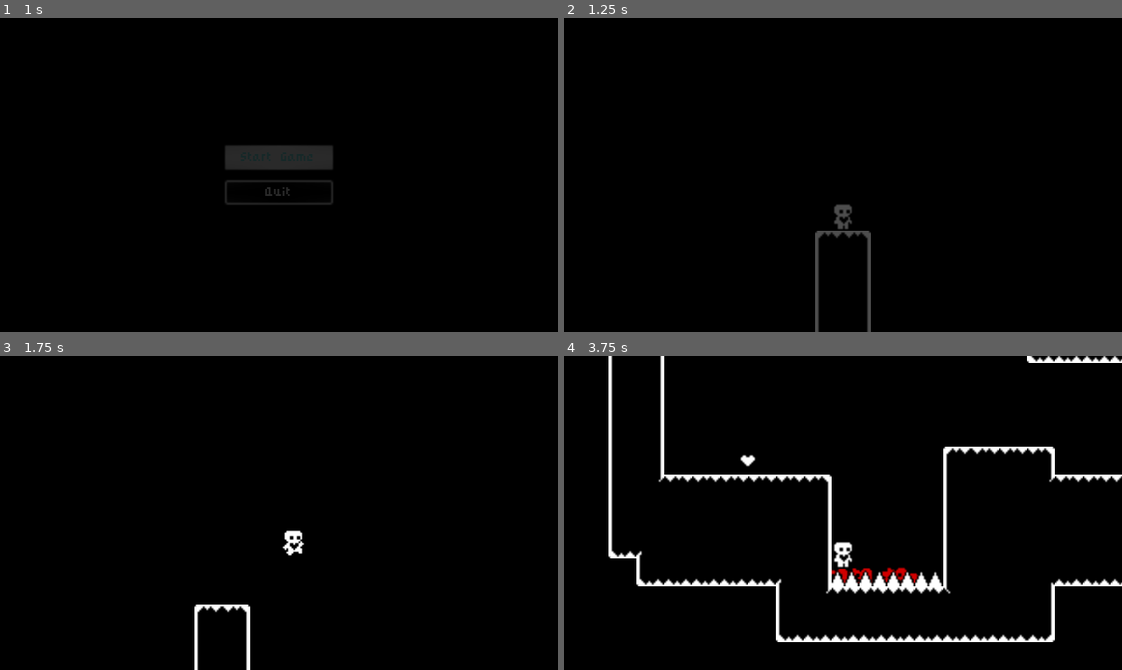
Above: before the commit, frames 1-4 (two rows, left to right).
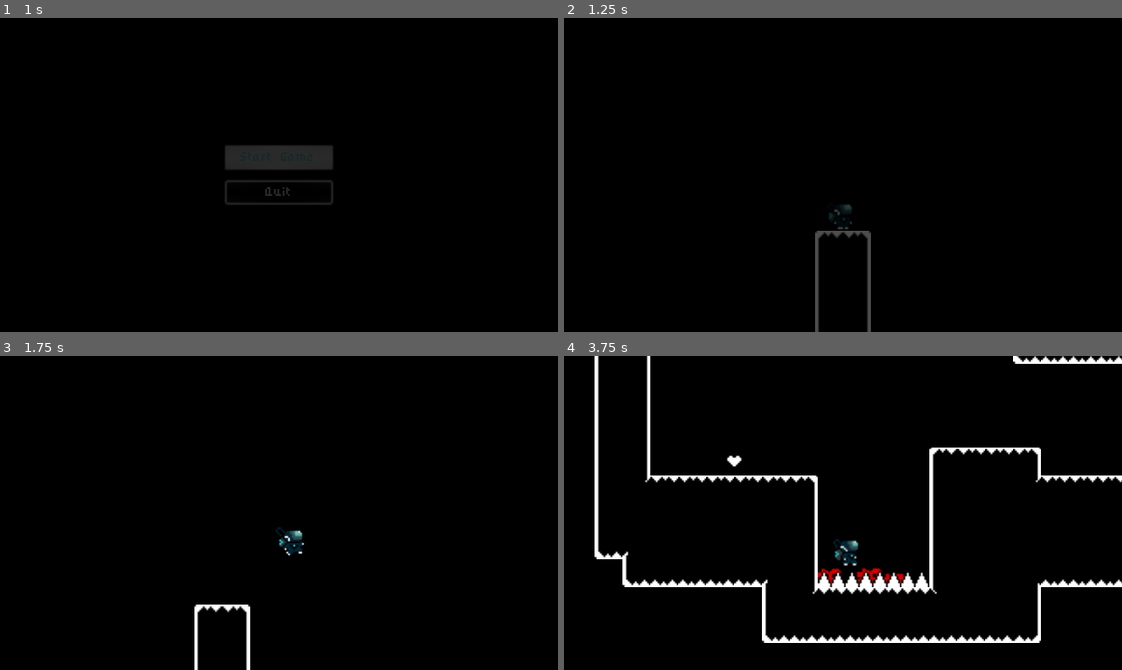
Above: after the commit, the same moments.

Repository: Mpprobst/BadIsGood
Game: Godot game, scene res://Scenes/UI/start_menu.tscn
Two runs of this game, one before a commit and one after it. Both use one fixed random seed, a clock stepped at 60 frames per second and the inputs below.
Inputs:
- Up to frame 1 (1 s): click "Start Game" at 0.5 s
- Up to frame 2 (1.25 s): no input
- Up to frame 3 (1.75 s): hold Right (ui_right) from 1.28 s (still down); tap Up (ui_up) at 1.52 s
- Up to frame 4 (3.75 s): tap Up (ui_up) at 2.27 s; release Right (ui_right) at 2.78 s; hold Left (ui_left) 2.78-3.53 s; hold Right (ui_right) from 3.53 s (still down)

Frame 1 is identical in both runs. In frame 2, 0.2% of the frame differs, in the area x 47-52%, y 59-67%; in frame 3, 0.3%; in frame 4, 8.1%, in the area x 5-100%, y 0-92%.

Commit message:
Player Overhaul

Diff:
--- a/Scenes/Prefabs/player.tscn
+++ b/Scenes/Prefabs/player.tscn
@@ -2,45 +2,45 @@
 
 [ext_resource type="Script" path="res://Scripts/player.gd" id="1_ch3uq"]
 [ext_resource type="Resource" uid="uid://c7odi0apox75e" path="res://Data/DefaultMovementData.tres" id="2_qe2e3"]
-[ext_resource type="Texture2D" uid="uid://dstsdhmp7hou0" path="res://Sprites/player.png" id="2_sh6xq"]
+[ext_resource type="Texture2D" uid="uid://dx6ecapmvge53" path="res://Sprites/player for bad game.png" id="3_4a7fm"]
 
-[sub_resource type="AtlasTexture" id="AtlasTexture_k7e5h"]
-atlas = ExtResource("2_sh6xq")
+[sub_resource type="AtlasTexture" id="AtlasTexture_qcxf0"]
+atlas = ExtResource("3_4a7fm")
 region = Rect2(0, 0, 24, 20)
 
-[sub_resource type="AtlasTexture" id="AtlasTexture_82bot"]
-atlas = ExtResource("2_sh6xq")
+[sub_resource type="AtlasTexture" id="AtlasTexture_mnwyy"]
+atlas = ExtResource("3_4a7fm")
 region = Rect2(144, 0, 24, 20)
 
-[sub_resource type="AtlasTexture" id="AtlasTexture_bnya5"]
-atlas = ExtResource("2_sh6xq")
+[sub_resource type="AtlasTexture" id="AtlasTexture_0bm8h"]
+atlas = ExtResource("3_4a7fm")
 region = Rect2(24, 0, 24, 20)
 
-[sub_resource type="AtlasTexture" id="AtlasTexture_4enjh"]
-atlas = ExtResource("2_sh6xq")
+[sub_resource type="AtlasTexture" id="AtlasTexture_v8li5"]
+atlas = ExtResource("3_4a7fm")
 region = Rect2(48, 0, 24, 20)
 
-[sub_resource type="AtlasTexture" id="AtlasTexture_ktmk1"]
-atlas = ExtResource("2_sh6xq")
+[sub_resource type="AtlasTexture" id="AtlasTexture_dg3dm"]
+atlas = ExtResource("3_4a7fm")
 region = Rect2(72, 0, 24, 20)
 
-[sub_resource type="AtlasTexture" id="AtlasTexture_7pipa"]
-atlas = ExtResource("2_sh6xq")
+[sub_resource type="AtlasTexture" id="AtlasTexture_5nqco"]
+atlas = ExtResource("3_4a7fm")
 region = Rect2(96, 0, 24, 20)
 
-[sub_resource type="AtlasTexture" id="AtlasTexture_wob82"]
-atlas = ExtResource("2_sh6xq")
+[sub_resource type="AtlasTexture" id="AtlasTexture_hnujy"]
+atlas = ExtResource("3_4a7fm")
 region = Rect2(120, 0, 24, 20)
 
-[sub_resource type="AtlasTexture" id="AtlasTexture_4sbxl"]
-atlas = ExtResource("2_sh6xq")
+[sub_resource type="AtlasTexture" id="AtlasTexture_qfa4k"]
+atlas = ExtResource("3_4a7fm")
 region = Rect2(0, 0, 24, 20)
 
 [sub_resource type="SpriteFrames" id="SpriteFrames_pm00d"]
 animations = [{
 "frames": [{
 "duration": 1.0,
-"texture": SubResource("AtlasTexture_k7e5h")
+"texture": SubResource("AtlasTexture_qcxf0")
 }],
 "loop": true,
 "name": &"Idle",
@@ -79,10 +79,10 @@
 }]
 
 [sub_resource type="RectangleShape2D" id="RectangleShape2D_e0iao"]
-size = Vector2(8, 16)
+size = Vector2(12, 16)
 
 [sub_resource type="RectangleShape2D" id="RectangleShape2D_6da6y"]
-size = Vector2(6, 14.5)
+size = Vector2(10, 14.5)
 
 [node name="Player" type="CharacterBody2D"]
 collision_layer = 2
@@ -94,9 +94,7 @@
 [node name="AnimatedSprite2D" type="AnimatedSprite2D" parent="."]
 position = Vector2(0, -10)
 sprite_frames = SubResource("SpriteFrames_pm00d")
-animation = &"Run"
-frame = 2
-frame_progress = 0.0935276
+animation = &"Idle"
 
 [node name="CollisionShape2D" type="CollisionShape2D" parent="."]
 position = Vector2(0, -8)
Not shown: 2 places in Scenes/Prefabs/player.tscn that only renumber resources
Binary file added: Sprites/player for bad game.png
Not shown, added: Sprites/player for bad game.png.import
